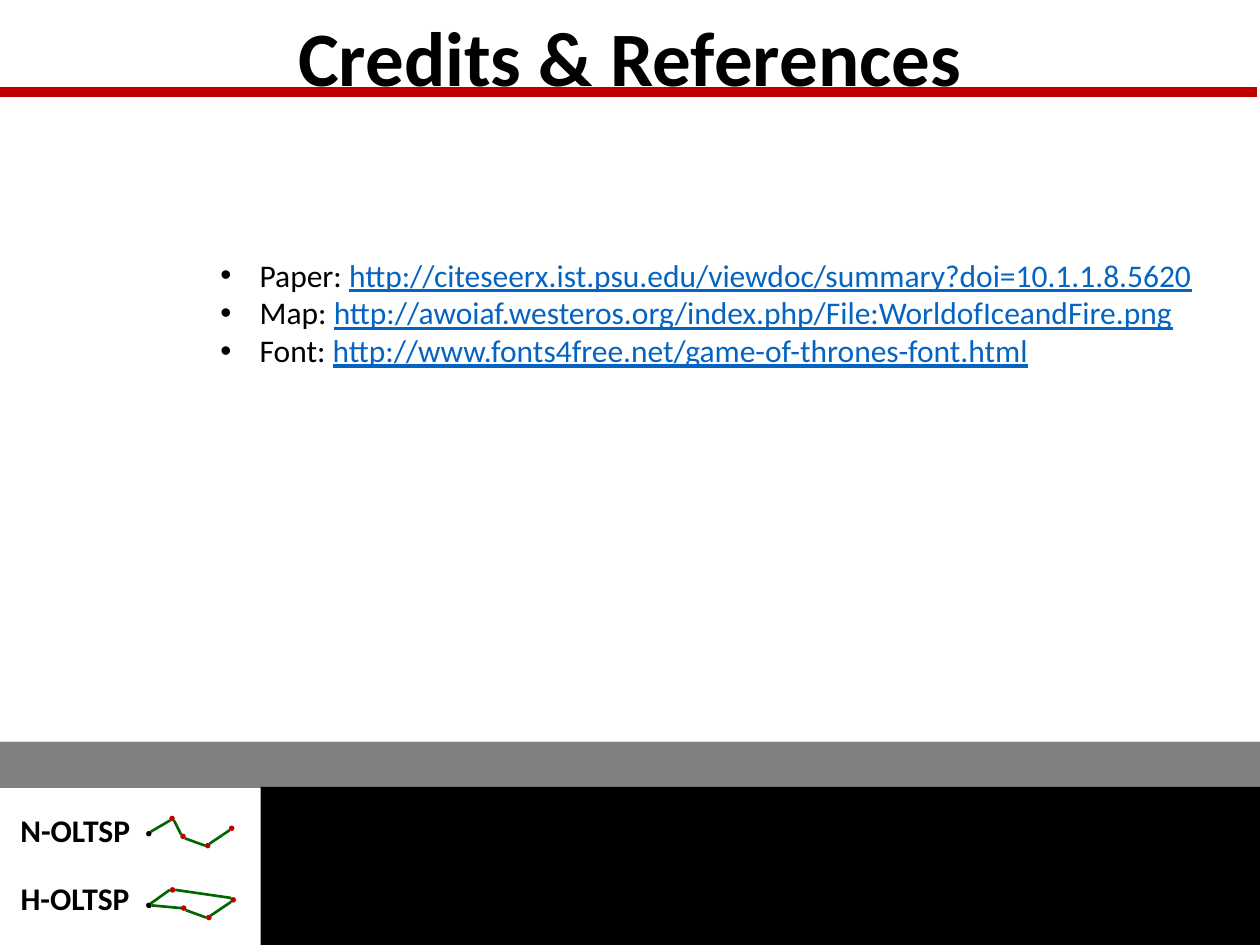
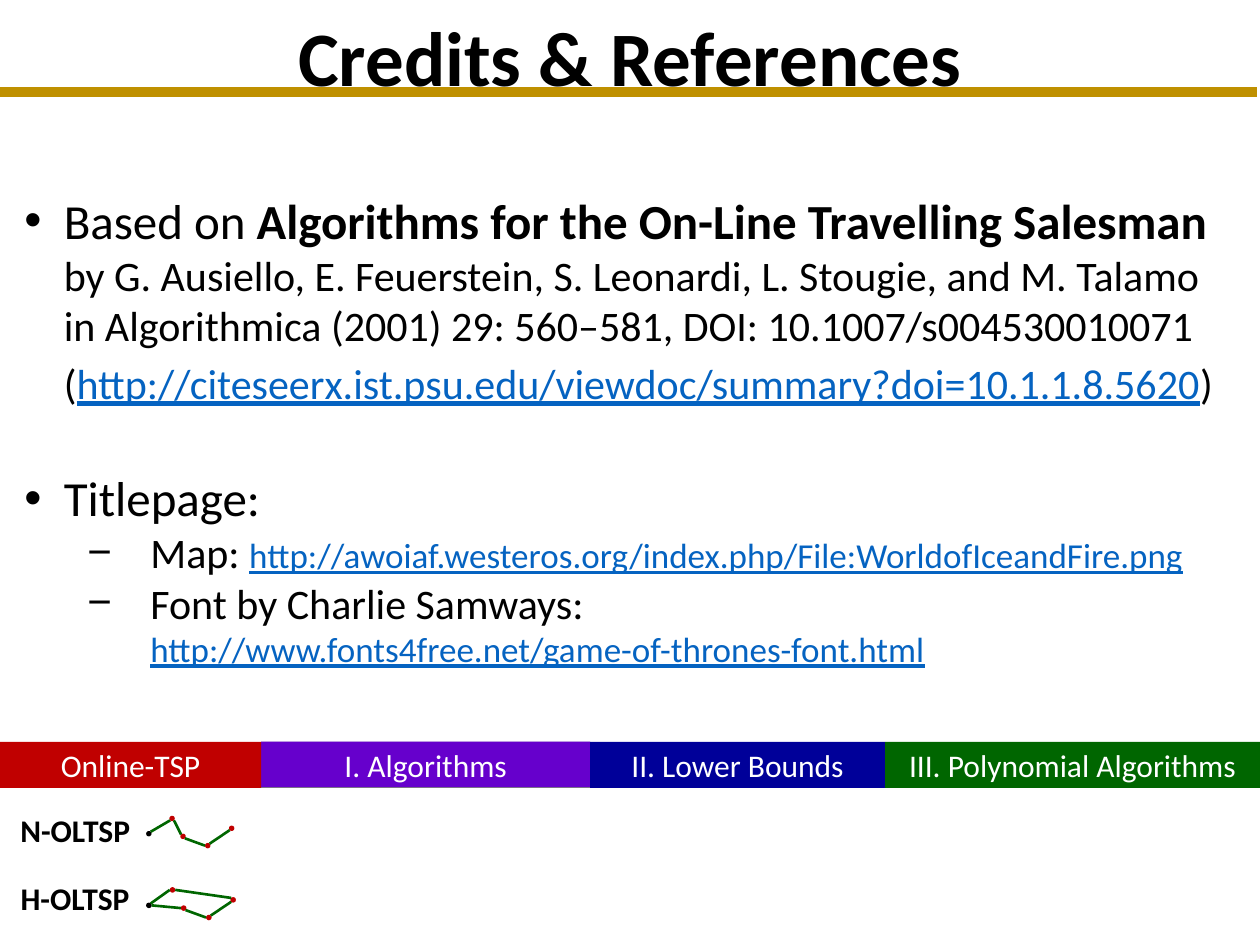
Before and after one commit to GraffL/talk-online-tsp, a slide deck: slide 20 of Präsentation43.pptx (slide 21 before the commit). Drawn at 1260x945 pixels with LibreOffice and Linux fonts; fonts in the diff are those of the drawing; background and template pictures are left out. Boxes give left, top, right and bottom in pixels: in the first picture for what was removed or moved away, otherwise in the second. Text is boxed around its words. In the diff, an @@ line names an element or a change of style, - is before the commit and + after.

Commit message:
Finished Präsentation

```diff
--- a/Präsentation43.pptx
+++ b/Präsentation43.pptx
@@ line (0, 92) - (1257, 92): stroke #C00000 6 pt to #BF9000 6 pt @@
@@ text "Based on Algorithms for the ...": place and size @@
-text "Based on Algorithms for the ..." at (260, 265, 1191, 368)
+text "Based on Algorithms for the ..." at (64, 204, 1213, 668)
@@ text at (64, 204, 1213, 525): text changed; size 18 to 24 pt; text colour #0563C1 to #000000 @@
-• Paper: http://citeseerx.ist.psu.edu/viewdoc/summary?doi=10.1.1.8.5620
+• Based on Algorithms for the On-Line Travelling Salesman
+  by G. Ausiello, E. Feuerstein, S. Leonardi, L. Stougie, and M. Talamo
+  in Algorithmica (2001) 29: 560–581, DOI: 10.1007/s004530010071
+  (http://citeseerx.ist.psu.edu/viewdoc/summary?doi=10.1.1.8.5620)
+• Titlepage:
@@ text at (150, 541, 1182, 575): size 18 to 24 pt in "Map:"; size 18 to 20 pt in "http://awoiaf.westeros.org/index.php/File:WorldofIceandFire. ..."; bullet • to −; list level 1 to 2 in "Map: http://awoiaf.westeros.org/index.php/File:WorldofIceand ..." @@
@@ text at (150, 589, 924, 668): text changed; size 18 to 20 pt @@
-• Font: http://www.fonts4free.net/game-of-thrones-font.html
+  − Font by Charlie Samways:
+    http://www.fonts4free.net/game-of-thrones-font.html
@@ rectangle removed at (0, 742, 261, 789) @@
-Online-TSP
@@ rectangle removed at (0, 742, 1260, 788) @@
@@ rectangle added at (0, 742, 261, 789), fill #C00000, 18 pt, text #FFFFFF @@
+Online-TSP
@@ rectangle added at (261, 742, 590, 788), fill #6600CC, 18 pt, text #FFFFFF @@
+I. Algorithms
@@ rectangle removed at (590, 742, 885, 789) @@
-II. Lower Bounds
@@ rectangle added at (590, 742, 885, 789), fill #000099, 18 pt, text #FFFFFF @@
+II. Lower Bounds
@@ rectangle removed at (886, 742, 1260, 789) @@
-III. Polynomial Algorithms
@@ rectangle added at (886, 742, 1260, 789), fill #006600, 18 pt, text #FFFFFF @@
+III. Polynomial Algorithms
@@ rectangle removed at (261, 786, 1260, 945) @@
```
Also in this commit, not shown: 12 other slides changed, 1 slide added, 1 slide removed.
